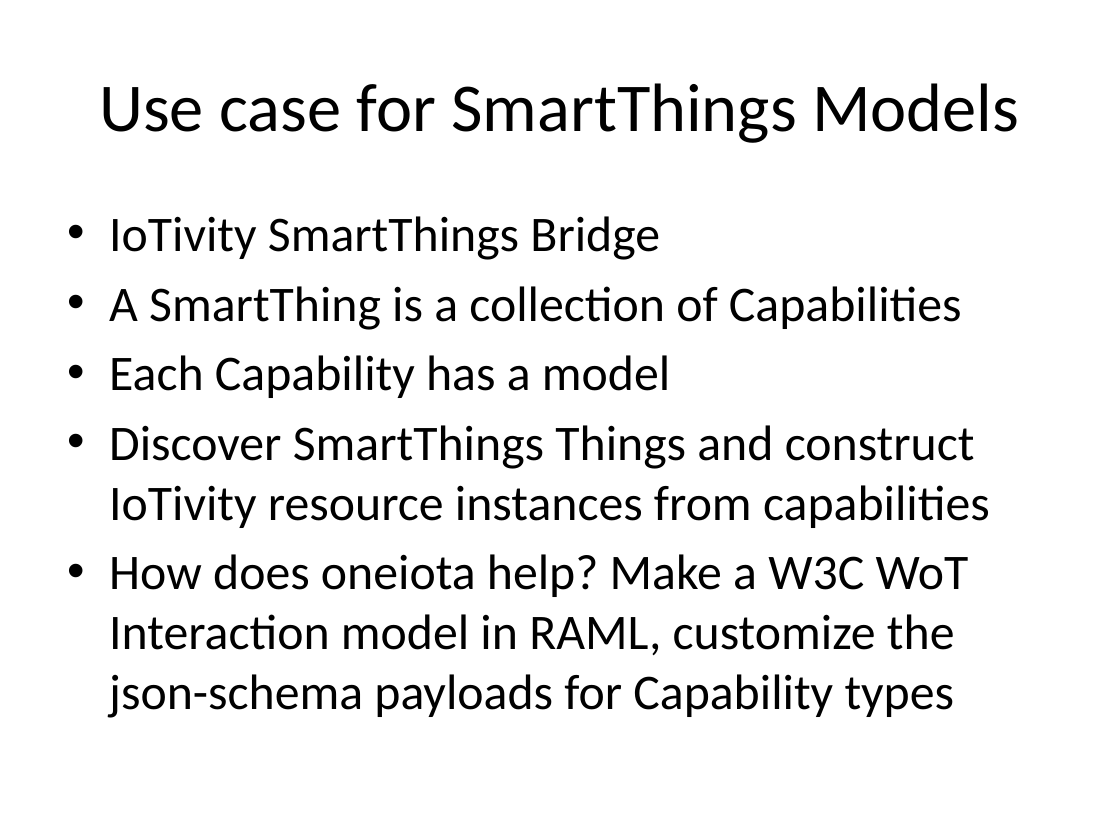
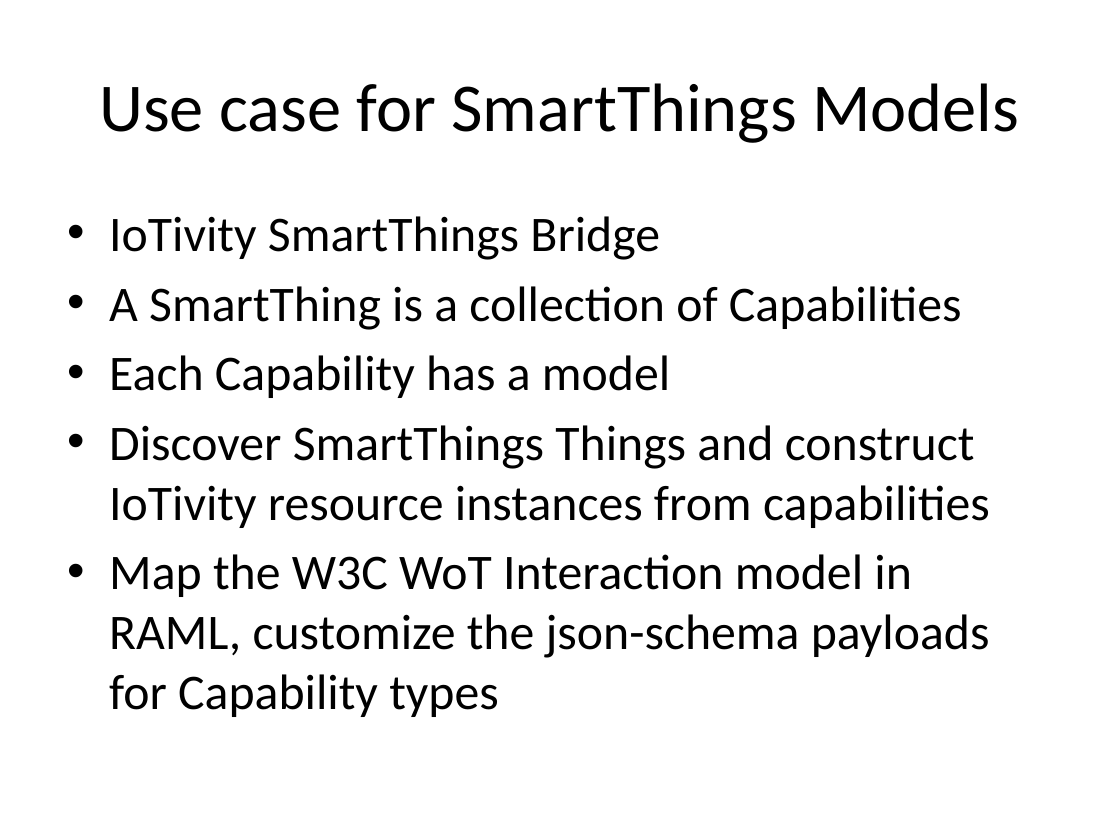
Before and after one commit to connectIOT/iotivity-servient, a slide deck: slide 6 of docs/st-servient.pptx. Drawn at 1120x840 pixels with LibreOffice and Linux fonts; fonts in the diff are those of the drawing. Boxes give left, top, right and bottom in pixels: in the first picture for what was removed or moved away, otherwise in the second. Text is boxed around its words. In the diff, an @@ line names an element or a change of style, - is before the commit and + after.

Commit message:
Update servient slides, add docs
Added the basic device types agreed on for IoTX and iot.schema.org
collaborations

```diff
--- a/docs/st-servient.pptx
+++ b/docs/st-servient.pptx
@@ text at [109, 554, 990, 717]: text changed @@
-• How does oneiota help? Make a W3C WoT Interaction model in RAML, customize the json-schema payloads for Capability types
+• Map the W3C WoT Interaction model in RAML, customize the json-schema payloads for Capability types
```
Also in this commit, not shown: 1 other slide changed, 1 slide added, 3 other files.
